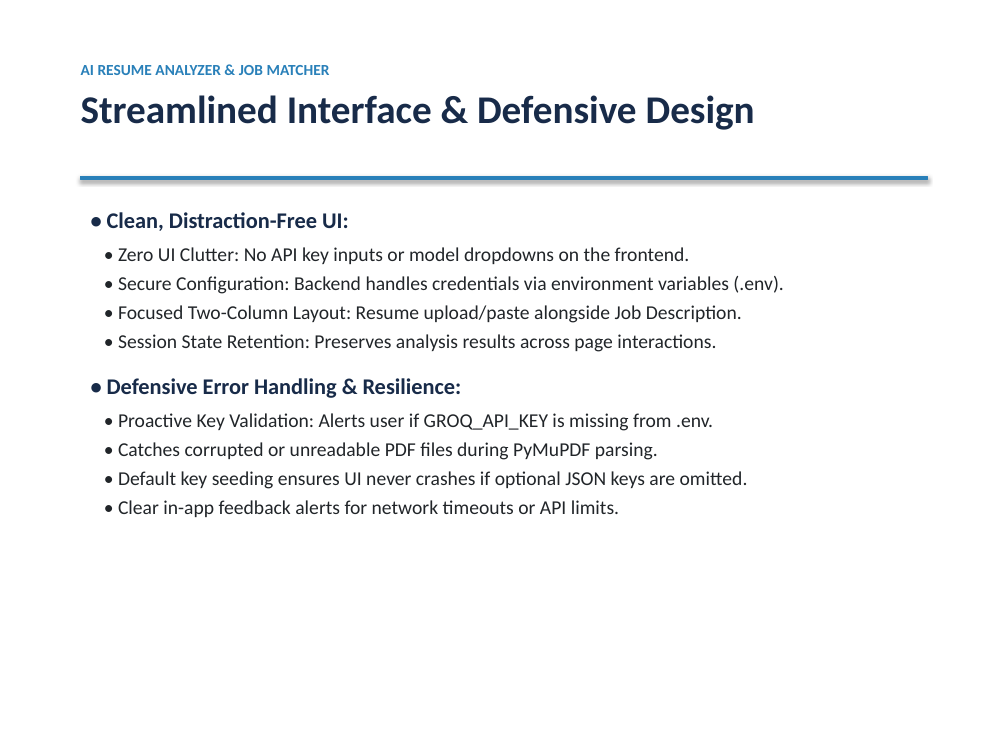
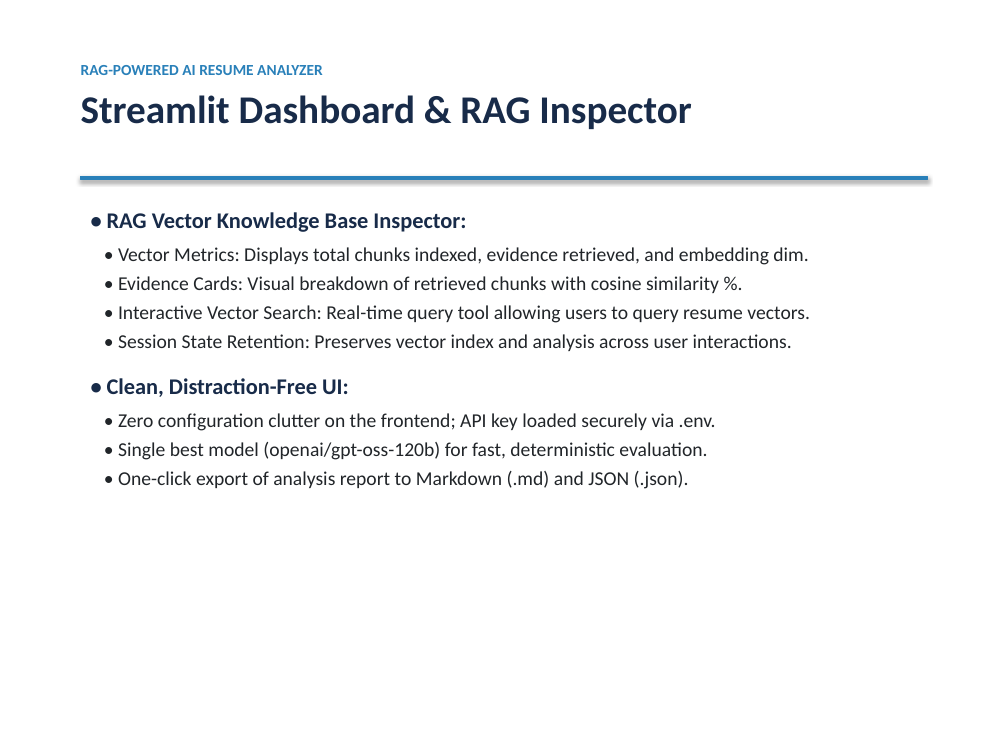
Before and after one commit to Roshan8555/AI-Resume-Analyzer-and-Job-Matcher, a slide deck: slide 9 of AI_Resume_Analyzer_Presentation.pptx. Drawn at 1008x756 pixels with LibreOffice and Linux fonts; fonts in the diff are those of the drawing. Boxes give left, top, right and bottom in pixels: in the first picture for what was removed or moved away, otherwise in the second. Text is boxed around its words. In the diff, an @@ line names an element or a change of style, - is before the commit and + after.

Commit message:
Convert project to full RAG architecture with ChromaDB vector store, dense embeddings, and semantic retrieval

```diff
--- a/AI_Resume_Analyzer_Presentation.pptx
+++ b/AI_Resume_Analyzer_Presentation.pptx
@@ text at <box>81,65,691,129</box>: text changed @@
-AI RESUME ANALYZER & JOB MATCHER
-Streamlined Interface & Defensive Design
+RAG-POWERED AI RESUME ANALYZER
+Streamlit Dashboard & RAG Inspector
@@ text at <box>107,212,810,351</box>: paragraphs added @@
+• RAG Vector Knowledge Base Inspector:
+• Vector Metrics: Displays total chunks indexed, evidence retrieved, and embedding dim.
+• Evidence Cards: Visual breakdown of retrieved chunks with cosine similarity %.
+• Interactive Vector Search: Real-time query tool allowing users to query resume vectors.
+• Session State Retention: Preserves vector index and analysis across user interactions.
@@ text at <box>107,378,349,397</box>: more space between paragraphs @@
@@ text at <box>118,413,716,489</box>: text changed @@
-• Zero UI Clutter: No API key inputs or model dropdowns on the frontend.
-• Secure Configuration: Backend handles credentials via environment variables (.env).
-• Focused Two-Column Layout: Resume upload/paste alongside Job Description.
-• Session State Retention: Preserves analysis results across page interactions.
-• Defensive Error Handling & Resilience:
-• Proactive Key Validation: Alerts user if GROQ_API_KEY is missing from .env.
-• Catches corrupted or unreadable PDF files during PyMuPDF parsing.
-• Default key seeding ensures UI never crashes if optional JSON keys are omitted.
-• Clear in-app feedback alerts for network timeouts or API limits.
+• Zero configuration clutter on the frontend; API key loaded securely via .env.
+• Single best model (openai/gpt-oss-120b) for fast, deterministic evaluation.
+• One-click export of analysis report to Markdown (.md) and JSON (.json).
```
Also in this commit, not shown: 7 other slides changed, 2 slides added, 2 slides removed, 10 other files.
